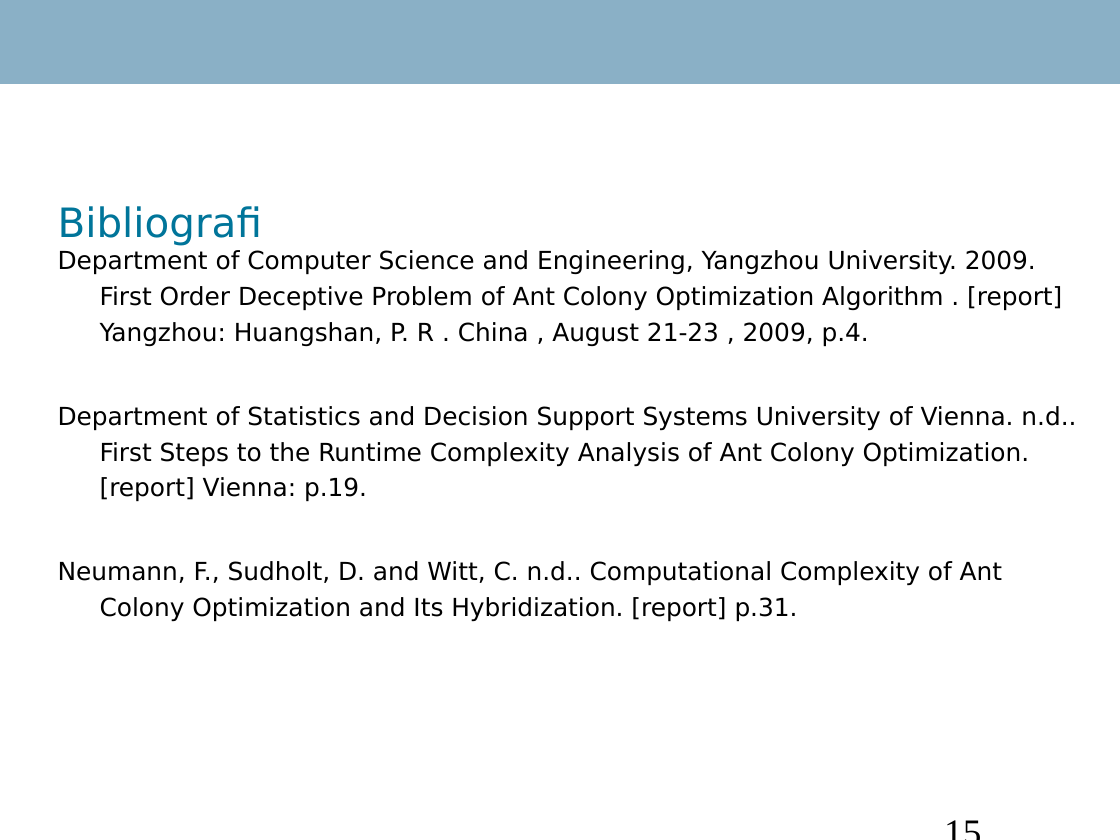
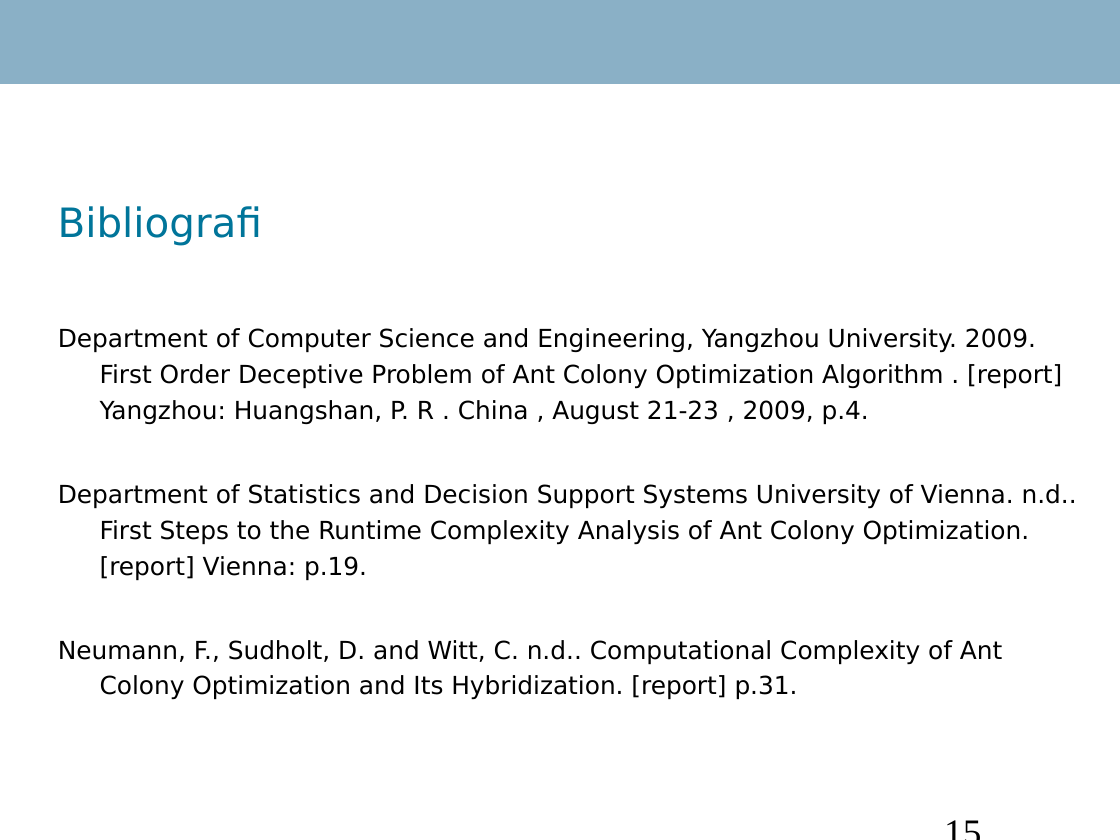
Before and after one commit to Danidude/Master-Thesis, a slide deck: slide 15 of Report/IKT 590 Master Thesis.ppt. Drawn at 1120x840 pixels with LibreOffice and Linux fonts; fonts in the diff are those of the drawing; background and template pictures are left out. Boxes give left, top, right and bottom in pixels: in the first picture for what was removed or moved away, otherwise in the second. Text is boxed around its words. In the diff, an @@ line names an element or a change of style, - is before the commit and + after.

```diff
--- a/Report/IKT 590 Master Thesis.ppt
+++ b/Report/IKT 590 Master Thesis.ppt
@@ text "Department of Computer Science and ..." at (58,328,1077,700): indent changed @@
```
Also in this commit, not shown: 1 other slide changed.
